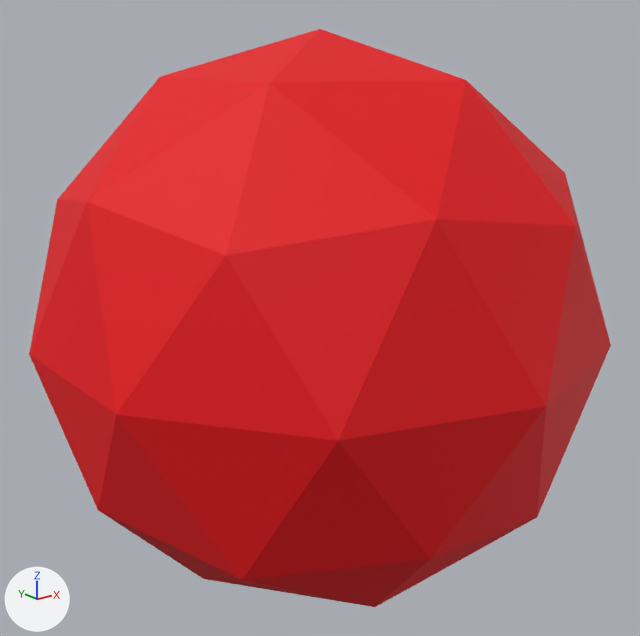
Before and after pictures for a commit that changed the FBX model Assets/Mesh/icoSphere.fbx.
The view is the same before and after, from a 50 mm camera at (-1.904, -2.381, 0.964) aimed at (0.003, 0.002, 0.011). The lights are fixed; the arrows at lower left show +X, +Y and +Z.

Script lines for the objects in view, before the commit:
```python
mat_material_001 = principled_material('Material.001')
mat_material_001.base_color = (0.8, 0.0, 0.00429)  # red #e7000e
mat_material_001.roughness = 0.69
me_icosphere = bpy.data.meshes.new('Icosphere')
me_icosphere.from_pydata(...)  # an icosphere of 80 faces spanning x -0.95..0.95, y -1.0..1.0, z -1.0..1.0
me_icosphere.materials.append(mat_material_001)  # red #e7000e
ob_icosphere = bpy.data.objects.new('Icosphere', me_icosphere)
ob_icosphere.location = (0.0, 0.0, 0.0)
```
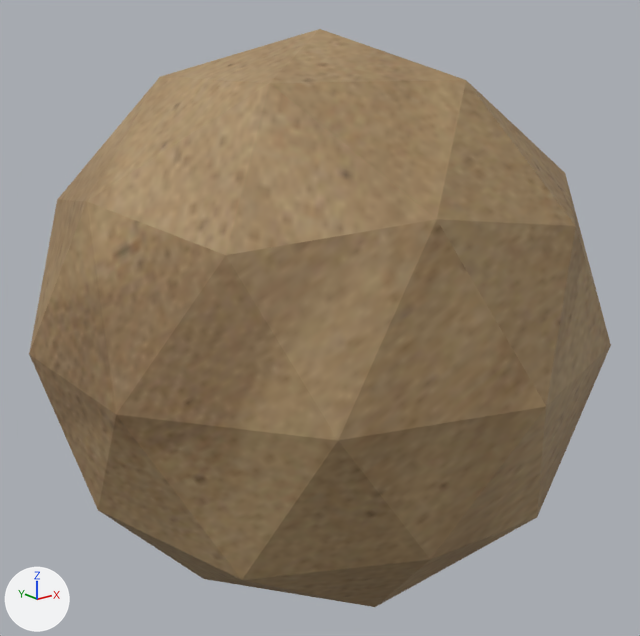
What the commit changed:
Picture 'SandScaled.jpg' (img_sandscaled_jpg) is new.
In material 'Material.001' (mat_material_001), base_color is no longer (0.8, 0.0, 0.00429), red #e7000e.
In material 'Material.001' (mat_material_001), texture is now set to img_sandscaled_jpg.

Location of each change, [x1, y1, x2, y2] in pixels of the pictures (640 x 636 px):
'Icosphere', surface changed (red to brown)
    both: [29, 29, 611, 607]
